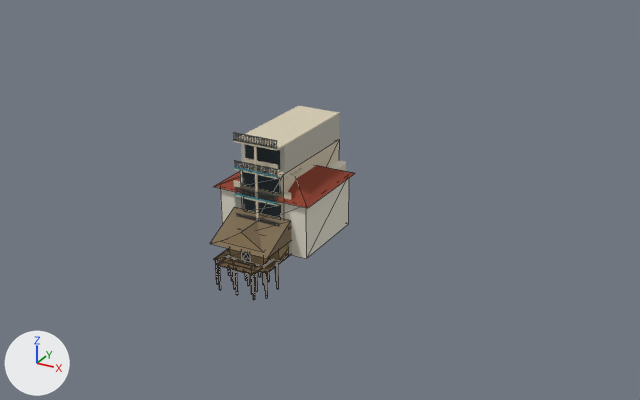
What one commit did to the glTF model vietsu/static/khong-gian/packs/ho-chi-minh-1975/props/nha/nha-pho.glb.
Camera for both pictures: a camera (50 mm lens) standing at (52.8, -81.7, 48.9) and looking at (3.7, 7.7, 4.2). Every picture has the same lights, and +X, +Y and +Z are marked at lower left. The first picture is the older version. Mesh edges are drawn as thin lines on the coarser meshes. Where no turn or scale is listed for an object, it has been applied to the vertices.

Script lines for the objects in view, before the commit:
```python
me_lab = bpy.data.meshes.new('LaB')
me_lab.from_pydata(...)  # 94 vertices, 138 faces; spans x -4.0..4.0, y -5.3..5.3, z -4.05..4.05
me_lab.materials.append(mat_nha)
me_nhaa = bpy.data.meshes.new('NhaA')
me_nhaa.from_pydata(...)  # 372 vertices, 588 faces; spans x -4.0..4.0, y -7.03..7.03, z -4.9..4.9
me_nhaa.materials.append(mat_nha)
me_xabietthu = bpy.data.meshes.new('XaBietThu')
me_xabietthu.from_pydata(...)  # 22 vertices, 26 faces; spans x -6.6..6.6, y -7.05..7.05, z -4.9..4.9
me_xabietthu.materials.append(mat_nha)
ob_lab = bpy.data.objects.new('LaB', me_lab)
ob_lab.location = (0.0, -0.1, 0.55)
ob_nhaa = bpy.data.objects.new('NhaA', me_nhaa)
ob_nhaa.location = (0.0, 6.97, 4.9)
ob_xabietthu = bpy.data.objects.new('XaBietThu', me_xabietthu)
ob_xabietthu.location = (0.0, 4.55, 4.9)
# also in view: 'LaA' at (0.0, -0.3, 0.3); 'NhaB' at (0.0, 6.2, 7.4); 'XaBeTong' at (0.0, 7.0, 5.1)
```
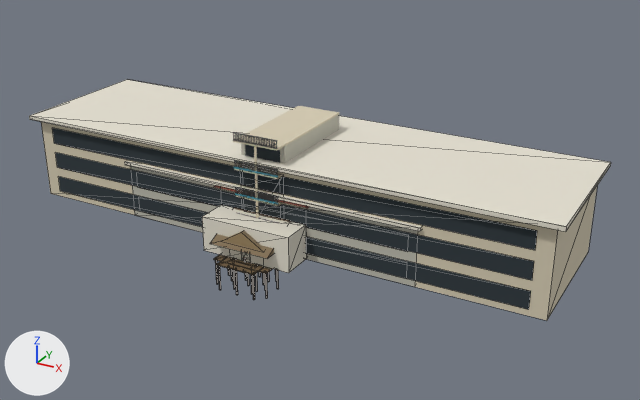
Changed parts and their boxes (x1, y1, x2, y2) in the pictures (640 x 400 px):
'KhoiChinh', added
    after: (29, 79, 611, 321)
'KhoiDai', added
    after: (124, 161, 422, 287)
'XaBietThu', unchanged, covered by the edit
    before: (214, 165, 355, 259)
    after: (214, 185, 309, 209)
'LaB', unchanged, covered by the edit
    both: (210, 208, 291, 298)
'XaBeTong', unchanged, covered by the edit
    before: (240, 140, 339, 219)
    after: (241, 176, 284, 204)

What the commit changed:
Mesh me_khoidai is new.
It has 24 vertices, 24 faces and spans x -20.5..20.5, y -6.5..6.5, z -3.8..3.8.
It uses material mat_nha.
Mesh me_khoichinh is new.
It has 36 vertices, 36 faces and spans x -36.0..36.0, y -11.5..11.5, z -5.7..5.7.
It uses material mat_nha.
Object 'KhoiDai' (ob_khoidai) is new; it shows me_khoidai.
Its location is (0.0, 6.0, 3.8).
Object 'KhoiChinh' (ob_khoichinh) is new; it shows me_khoichinh.
Its location is (0.0, 7.5, 5.75).
